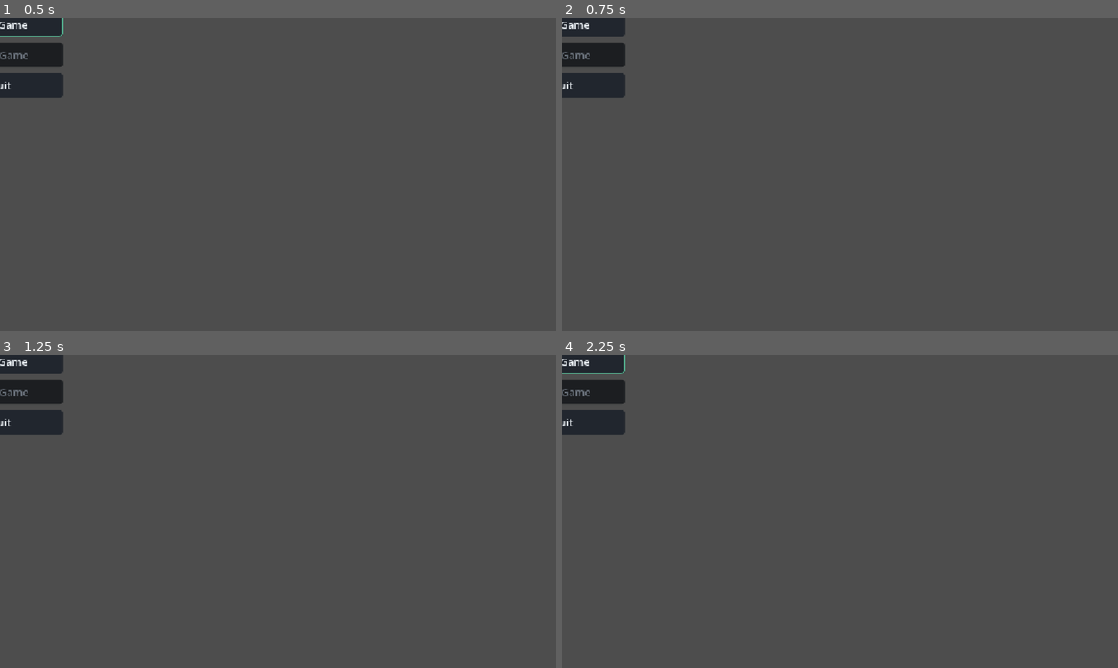
Above: before the commit, frames 1-4 (two rows, left to right).
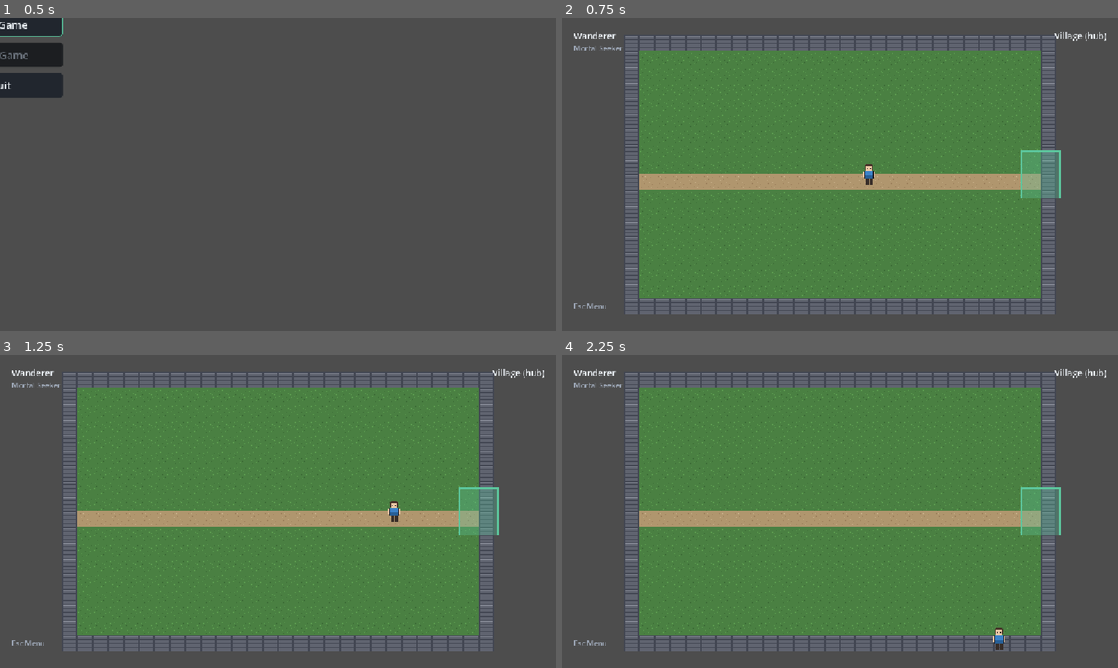
Above: after the commit, the same moments.

Repository: MinhNQ03/Game_2D_Tu_Tien
Game: Godot game, scene res://main.tscn
The game is run twice, just before and just after one commit, with the same random seed, the same clock (stepped at 60 frames per second) and the same inputs.
Inputs (mouse positions are in pixels of both pictures, inside the frame that each line leads up to):
- Up to frame 1 (0.5 s): no input
- Up to frame 2 (0.75 s): tap Enter at 0.5 s; move the mouse to (962, 158) at 0.52 s; hold D (move_right) from 0.53 s (still down); tap J (attack) at 0.6 s; click (962, 158) at 0.67 s
- Up to frame 3 (1.25 s): keep holding D (move_right)
- Up to frame 4 (2.25 s): move the mouse to (728, 527) at 1.27 s; release D (move_right) at 1.28 s; hold S (move_down) 1.28-2.03 s; tap Space (dodge) at 1.35 s; move the mouse to (895, 442) at 2.02 s; hold D (move_right) from 2.03 s (still down); tap E (interact) at 2.1 s

Frame 1 is identical in both runs. In frame 2, 68% of the frame differs, in the area x 0-98%, y 0-95%; in frame 3, 68%; in frame 4, 68%.
Error before the commit: Invalid access to property or key 'default_goals' on a base object of type 'Resource (CharacterTemplateData)'. (res://src/domain/character/character_state.gd:1…

Commit message:
fix(phase04): declare CharacterTemplateData.default_goals; cover MapCatalog.start_map_id; revert CI diagnostic (L-018)

Diff:
--- a/src/data/characters/character_template_data.gd
+++ b/src/data/characters/character_template_data.gd
@@ -105,6 +105,11 @@
 ## Localization/vocabulary key for the character's core drive. Optional.
 @export var motivation_key: StringName = &""
 
+## Default structured goals (`{ kind, target_id, priority }`), seeded into a new
+## `CharacterState.goals` (`docs/DATA_SCHEMA.md` §3b). CONTRACT only in Phase 04 — stored +
+## copied, no goal/world-sim logic yet. Optional (empty = no authored goals).
+@export var default_goals: Array = []
+
 
 # --- Default affiliations (optional) -----------------------------------------
 
--- a/tests/unit/world/test_map_data.gd
+++ b/tests/unit/world/test_map_data.gd
@@ -100,6 +100,7 @@
 	var field := _valid_map(&"map_field", "map_field", [_exit(&"e", &"map_hub", &"from_field")])
 	var cat: Resource = MapCatalogScript.new()
 	cat.maps.assign([hub, field])
+	cat.start_map_id = &"map_hub"  # data-driven start map is required (D-023)
 	assert_true(cat.is_valid(), "catalog valid: %s" % str(cat.validation_errors()))
 
 
@@ -117,6 +118,24 @@
 	var cat: Resource = MapCatalogScript.new()
 	cat.maps.assign([a, b])
 	assert_false(cat.is_valid(), "duplicate scene_key invalid")
+
+
+func test_catalog_missing_start_map_id_invalid() -> void:
+	# A catalog with maps but no start_map_id is invalid (D-023 data-driven start map).
+	var a := _valid_map(&"map_a", "sk_a", [])
+	var cat: Resource = MapCatalogScript.new()
+	cat.maps.assign([a])
+	assert_false(cat.is_valid(), "catalog without start_map_id is invalid")
+
+
+func test_catalog_start_map_id_must_resolve() -> void:
+	var a := _valid_map(&"map_a", "sk_a", [])
+	var cat: Resource = MapCatalogScript.new()
+	cat.maps.assign([a])
+	cat.start_map_id = &"map_ghost"  # not a real map in the catalog
+	assert_false(cat.is_valid(), "start_map_id that doesn't resolve is invalid")
+	cat.start_map_id = &"map_a"
+	assert_true(cat.is_valid(), "start_map_id resolving to a real map is valid")
 
 
 func test_catalog_dangling_exit_invalid() -> void:
Not shown, changed: .github/workflows/ci.yml
Not shown, changed: .kiro/steering/09-lessons-learned.md
Not shown, changed: docs/CHANGELOG.md
